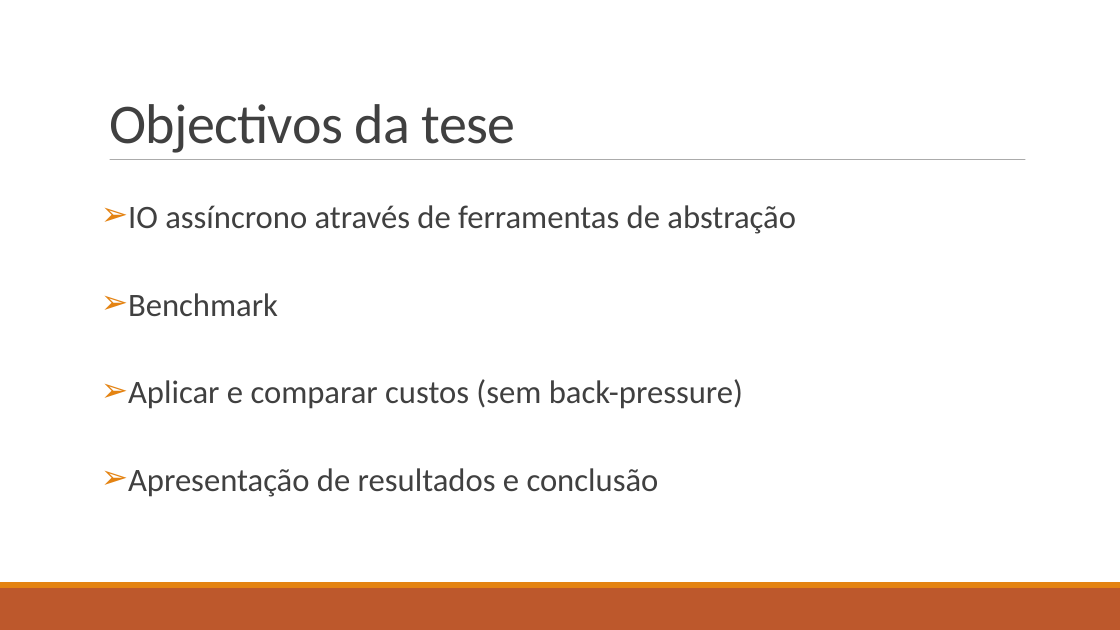
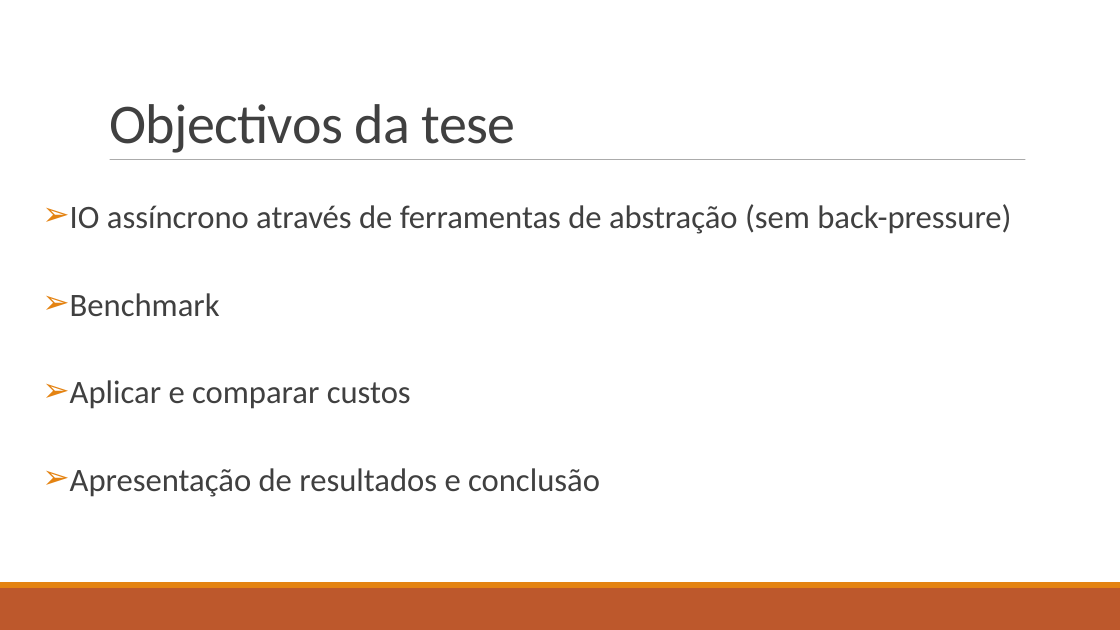
Before and after one commit to isel-sw-projects/2021-asyncio-pipelines, a slide deck: slide 5 of From asynchronous IO to reactive stream pipelines.ppt.odp. Drawn at 1120x630 pixels with LibreOffice and Linux fonts; fonts in the diff are those of the drawing. Boxes give left, top, right and bottom in pixels: in the first picture for what was removed or moved away, otherwise in the second. Text is boxed around its words. In the diff, an @@ line names an element or a change of style, - is before the commit and + after.

```diff
--- a/From asynchronous IO to reactive stream pipelines.ppt.odp
+++ b/From asynchronous IO to reactive stream pipelines.ppt.odp
@@ text "IO assíncrono através de ferramentas ...": place and size @@
-text "IO assíncrono através de ferramentas ..." at <box>128,205,796,497</box>
+text "IO assíncrono através de ferramentas ..." at <box>70,204,1011,497</box>
@@ text at <box>70,204,1011,234</box>: text changed @@
-➢ IO assíncrono através de ferramentas de abstração
+➢ IO assíncrono através de ferramentas de abstração (sem back-pressure)
@@ text at <box>70,380,411,409</box>: text changed @@
-➢ Aplicar e comparar custos (sem back-pressure)
+➢ Aplicar e comparar custos
```
Also in this commit, not shown: 3 other slides changed, 2 slides added, 6 slides removed.
